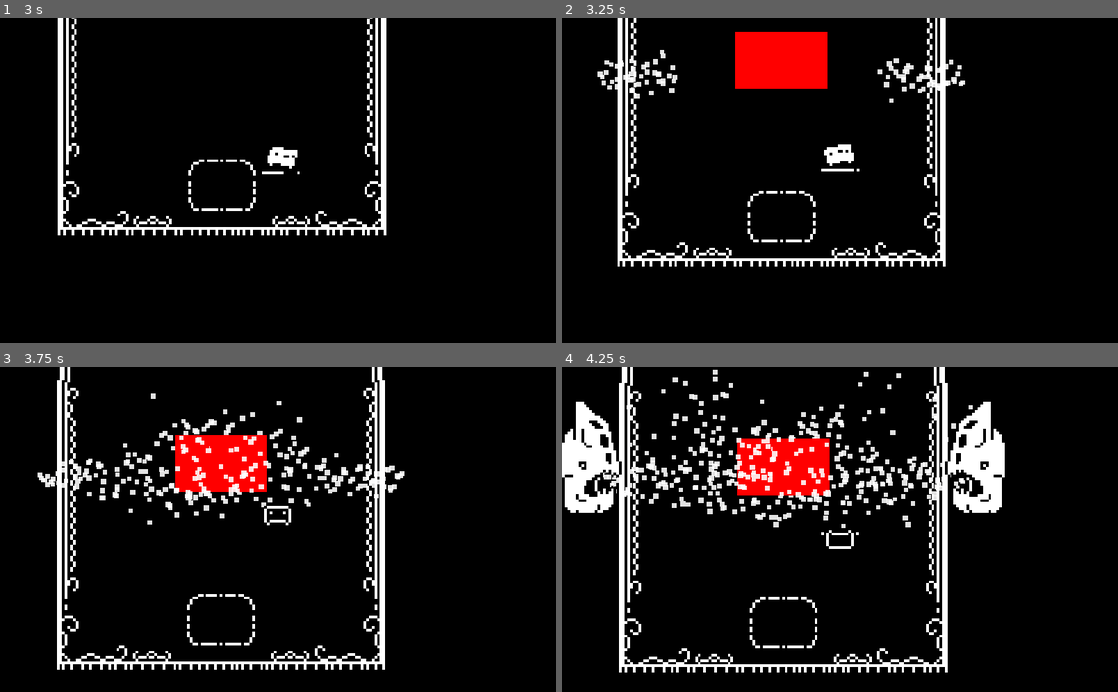
Above: before the commit, frames 1-4 (two rows, left to right).
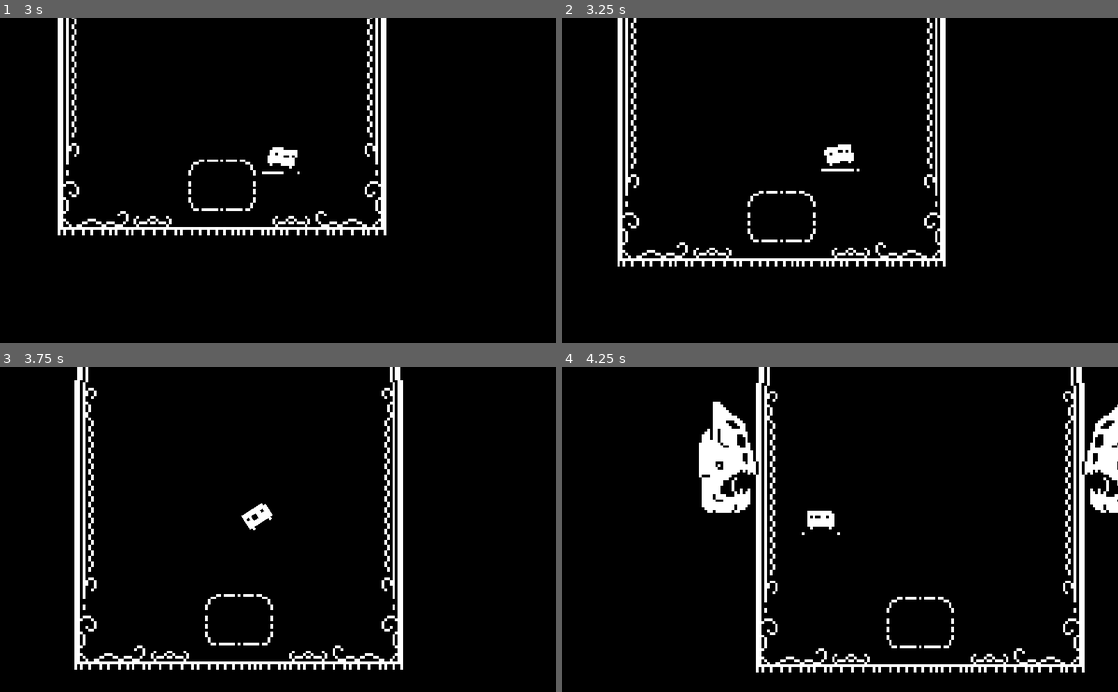
Above: after the commit, the same moments.

Repository: rapieregridoro/one_bit_jam
Game: Godot game, scene res://Scenes/Principal.tscn
Same seed, same stepped clock (60 frames per second), same inputs: the game is played once before the commit and once after it.
Inputs:
- Up to frame 1 (3 s): hold D (ptb_right) 0.53-1.28 s; tap Space (Dash) every 0.75 s from 0.6 to 2.85 s; hold S (ptb_down) 1.28-2.03 s; hold D (ptb_right) 2.03-2.78 s; hold W (ptb_up) from 2.78 s (still down)
- Up to frame 2 (3.25 s): keep holding W (ptb_up)
- Up to frame 3 (3.75 s): release W (ptb_up) at 3.53 s; hold A (ptb_left) from 3.53 s (still down); tap Space (Dash) at 3.6 s
- Up to frame 4 (4.25 s): keep holding A (ptb_left)

Frame 1 is identical in both runs. In frame 2, 3.8% of the frame differs, in the area x 6-73%, y 4-27%; in frame 3, 13%; in frame 4, 21%, in the area x 0-100%, y 0-95%.

Commit message:
Omae wa mou shindeiru!                                     NANI

Diff:
--- a/Godot_Project-One_Bit_Jam-Abril_21/Scenes/Jogador/Jogador.tscn
+++ b/Godot_Project-One_Bit_Jam-Abril_21/Scenes/Jogador/Jogador.tscn
@@ -6,6 +6,8 @@
 [ext_resource path="res://Images/Carinha_dash.png" type="Texture" id=4]
 [ext_resource path="res://Images/Carinha_knockback.png" type="Texture" id=5]
 [ext_resource path="res://Images/Carinha_tostado.png" type="Texture" id=6]
+[ext_resource path="res://Images/Carinha_fatiado_baixo.png" type="Texture" id=8]
+[ext_resource path="res://Images/Carinha_fatiado_cima.png" type="Texture" id=9]
 
 [sub_resource type="Animation" id=1]
 resource_name = "escorregando"
@@ -54,6 +56,98 @@
 }
 
 [sub_resource type="Animation" id=2]
+resource_name = "fatiado"
+length = 1.2
+tracks/0/type = "value"
+tracks/0/path = NodePath("AnimatedSprite:playing")
+tracks/0/interp = 1
+tracks/0/loop_wrap = true
+tracks/0/imported = false
+tracks/0/enabled = true
+tracks/0/keys = {
+"times": PoolRealArray( 0 ),
+"transitions": PoolRealArray( 1 ),
+"update": 1,
+"values": [ false ]
+}
+tracks/1/type = "bezier"
+tracks/1/path = NodePath("AnimatedSprite/Cima:position:x")
+tracks/1/interp = 1
+tracks/1/loop_wrap = true
+tracks/1/imported = false
+tracks/1/enabled = true
+tracks/1/keys = {
+"points": PoolRealArray( -1, -0.25, 0, 0.25, 0, -4, -0.25, 0, 0.25, 0 ),
+"times": PoolRealArray( 0, 1.2 )
+}
+tracks/2/type = "bezier"
+tracks/2/path = NodePath("AnimatedSprite/Cima:position:y")
+tracks/2/interp = 1
+tracks/2/loop_wrap = true
+tracks/2/imported = false
+tracks/2/enabled = true
+tracks/2/keys = {
+"points": PoolRealArray( -0.5, -0.169122, 0.382046, 0.169122, -0.382046, -2, -0.413482, -0.0123556, 0.413482, 0.0123556 ),
+"times": PoolRealArray( 0, 1.2 )
+}
+tracks/3/type = "bezier"
+tracks/3/path = NodePath("AnimatedSprite/Baixo:position:x")
+tracks/3/interp = 1
+tracks/3/loop_wrap = true
+tracks/3/imported = false
+tracks/3/enabled = true
+tracks/3/keys = {
+"points": PoolRealArray( 1, -0.25, 0, 0.25, 0, 3, -0.25, 0, 0.25, 0 ),
+"times": PoolRealArray( 0, 1.2 )
+}
+tracks/4/type = "bezier"
+tracks/4/path = NodePath("AnimatedSprite/Baixo:position:y")
+tracks/4/interp = 1
+tracks/4/loop_wrap = true
+tracks/4/imported = false
+tracks/4/enabled = true
+tracks/4/keys = {
+"points": PoolRealArray( 4, -0.0692788, 0.0102274, 0.0692788, -0.0102274, 5, -0.625394, -0.0683031, 0.625394, 0.0683031 ),
+"times": PoolRealArray( 0, 1.2 )
+}
+tracks/5/type = "value"
+tracks/5/path = NodePath("AnimatedSprite/Cima:visible")
+tracks/5/interp = 1
+tracks/5/loop_wrap = true
+tracks/5/imported = false
+tracks/5/enabled = true
+tracks/5/keys = {
+"times": PoolRealArray( 0 ),
+"transitions": PoolRealArray( 1 ),
+"update": 1,
+"values": [ true ]
+}
+tracks/6/type = "value"
+tracks/6/path = NodePath("AnimatedSprite:animation")
+tracks/6/interp = 1
+tracks/6/loop_wrap = true
+tracks/6/imported = false
+tracks/6/enabled = true
+tracks/6/keys = {
+"times": PoolRealArray( 0 ),
+"transitions": PoolRealArray( 1 ),
+"update": 1,
+"values": [ "invisivel" ]
+}
+tracks/7/type = "value"
+tracks/7/path = NodePath("AnimatedSprite/Baixo:visible")
+tracks/7/interp = 1
+tracks/7/loop_wrap = true
+tracks/7/imported = false
+tracks/7/enabled = true
+tracks/7/keys = {
+"times": PoolRealArray( 0 ),
+"transitions": PoolRealArray( 1 ),
+"update": 1,
+"values": [ true ]
+}
+
+[sub_resource type="Animation" id=3]
 length = 0.5
 tracks/0/type = "value"
 tracks/0/path = NodePath(".:tombando")
@@ -92,8 +186,7 @@
 "values": [ 18, 82 ]
 }
 
-[sub_resource type="Animation" id=3]
-resource_name = "tostando"
+[sub_resource type="Animation" id=4]
 length = 0.9
 tracks/0/type = "bezier"
 tracks/0/path = NodePath("AnimatedSprite:scale:x")
@@ -159,88 +252,105 @@
 "update": 0,
 "values": [ 0, 1 ]
 }
-
-[sub_resource type="StyleBoxFlat" id=22]
+tracks/6/type = "value"
+tracks/6/path = NodePath("AnimatedSprite:playing")
+tracks/6/interp = 1
+tracks/6/loop_wrap = true
+tracks/6/imported = false
+tracks/6/enabled = true
+tracks/6/keys = {
+"times": PoolRealArray( 0 ),
+"transitions": PoolRealArray( 1 ),
+"update": 1,
+"values": [ false ]
+}
+
+[sub_resource type="StyleBoxFlat" id=5]
 bg_color = Color( 1, 1, 1, 1 )
 
-[sub_resource type="StyleBoxFlat" id=23]
+[sub_resource type="StyleBoxFlat" id=6]
 bg_color = Color( 0, 0, 0, 1 )
 border_width_right = 1
 border_color = Color( 1, 1, 1, 1 )
 
-[sub_resource type="AtlasTexture" id=4]
+[sub_resource type="AtlasTexture" id=7]
 atlas = ExtResource( 3 )
 region = Rect2( 0, 0, 14, 10 )
 
-[sub_resource type="AtlasTexture" id=5]
+[sub_resource type="AtlasTexture" id=8]
 atlas = ExtResource( 3 )
 region = Rect2( 14, 0, 14, 10 )
 
-[sub_resource type="AtlasTexture" id=6]
+[sub_resource type="AtlasTexture" id=9]
 atlas = ExtResource( 3 )
 region = Rect2( 28, 0, 14, 10 )
 
-[sub_resource type="AtlasTexture" id=7]
+[sub_resource type="AtlasTexture" id=10]
 atlas = ExtResource( 3 )
 region = Rect2( 42, 0, 14, 10 )
 
-[sub_resource type="AtlasTexture" id=8]
+[sub_resource type="AtlasTexture" id=11]
+atlas = ExtResource( 5 )
+region = Rect2( 0, 0, 14, 10 )
+
+[sub_resource type="AtlasTexture" id=12]
+atlas = ExtResource( 2 )
+region = Rect2( 0, 0, 14, 10 )
+
+[sub_resource type="AtlasTexture" id=13]
+atlas = ExtResource( 2 )
+region = Rect2( 14, 0, 14, 10 )
+
+[sub_resource type="AtlasTexture" id=14]
+atlas = ExtResource( 2 )
+region = Rect2( 28, 0, 14, 10 )
+
+[sub_resource type="AtlasTexture" id=15]
 atlas = ExtResource( 4 )
 region = Rect2( 0, 0, 14, 10 )
 
-[sub_resource type="AtlasTexture" id=9]
-atlas = ExtResource( 2 )
-region = Rect2( 0, 0, 14, 10 )
-
-[sub_resource type="AtlasTexture" id=10]
-atlas = ExtResource( 2 )
-region = Rect2( 14, 0, 14, 10 )
-
-[sub_resource type="AtlasTexture" id=11]
-atlas = ExtResource( 2 )
-region = Rect2( 28, 0, 14, 10 )
-
-[sub_resource type="AtlasTexture" id=12]
+[sub_resource type="AtlasTexture" id=16]
 atlas = ExtResource( 6 )
 region = Rect2( 0, 0, 12, 9 )
 
-[sub_resource type="AtlasTexture" id=13]
+[sub_resource type="AtlasTexture" id=17]
 atlas = ExtResource( 6 )
 region = Rect2( 12, 0, 12, 9 )
 
-[sub_resource type="AtlasTexture" id=14]
-atlas = ExtResource( 5 )
-region = Rect2( 0, 0, 14, 10 )
-
-[sub_resource type="SpriteFrames" id=15]
+[sub_resource type="SpriteFrames" id=18]
 animations = [ {
-"frames": [ SubResource( 4 ), SubResource( 5 ), SubResource( 6 ), SubResource( 7 ) ],
+"frames": [ SubResource( 7 ), SubResource( 8 ), SubResource( 9 ), SubResource( 10 ) ],
 "loop": true,
 "name": "idle",
 "speed": 10.0
 }, {
-"frames": [ SubResource( 8 ) ],
+"frames": [ SubResource( 11 ) ],
+"loop": true,
+"name": "knock_back",
+"speed": 5.0
+}, {
+"frames": [  ],
+"loop": true,
+"name": "invisivel",
+"speed": 5.0
+}, {
+"frames": [ SubResource( 12 ), SubResource( 13 ), SubResource( 14 ), SubResource( 13 ) ],
+"loop": true,
+"name": "walk",
+"speed": 10.0
+}, {
+"frames": [ SubResource( 15 ) ],
 "loop": true,
 "name": "dash",
 "speed": 5.0
 }, {
-"frames": [ SubResource( 9 ), SubResource( 10 ), SubResource( 11 ), SubResource( 10 ) ],
-"loop": true,
-"name": "walk",
-"speed": 10.0
-}, {
-"frames": [ SubResource( 12 ), SubResource( 13 ) ],
+"frames": [ SubResource( 16 ), SubResource( 17 ) ],
 "loop": false,
 "name": "tostado",
 "speed": 5.0
-}, {
-"frames": [ SubResource( 14 ) ],
-"loop": true,
-"name": "knock_back",
-"speed": 5.0
 } ]
 
-[sub_resource type="Animation" id=16]
+[sub_resource type="Animation" id=19]
 length = 0.5
 tracks/0/type = "bezier"
 tracks/0/path = NodePath(".:rotation_degrees")
@@ -315,7 +425,7 @@
 }
 
 [node name="Jogador" type="KinematicBody2D"]
-collision_layer = 82
+collision_layer = 18
 collision_mask = 82
 script = ExtResource( 1 )
 vel_coef = 0.6
@@ -324,8 +434,9 @@
 
 [node name="AnimationPlayer" type="AnimationPlayer" parent="."]
 anims/escorregando = SubResource( 1 )
-anims/tombando = SubResource( 2 )
-anims/tostando = SubResource( 3 )
+anims/fatiado = SubResource( 2 )
+anims/tombando = SubResource( 3 )
+anims/tostando = SubResource( 4 )
 
 [node name="ProgressBar" type="ProgressBar" parent="."]
 anchor_left = 0.5
@@ -347,17 +458,26 @@
 
 [node name="AnimatedSprite" type="AnimatedSprite" parent="."]
 position = Vector2( 0, -4 )
-frames = SubResource( 15 )
-animation = "dash"
-playing = true
+frames = SubResource( 18 )
+animation = "invisivel"
+
+[node name="Cima" type="Sprite" parent="AnimatedSprite"]
+visible = false
+position = Vector2( -4, -2 )
+texture = ExtResource( 9 )
+
+[node name="Baixo" type="Sprite" parent="AnimatedSprite"]
+visible = false
+position = Vector2( 3, 5 )
+texture = ExtResource( 8 )
 
 [node name="AnimationPlayer" type="AnimationPlayer" parent="AnimatedSprite"]
-anims/Dash_dir = SubResource( 16 )
-anims/Dash_esq = SubResource( 17 )
+anims/Dash_dir = SubResource( 19 )
+anims/Dash_esq = SubResource( 20 )
 
 [node name="CollisionShape2D" type="CollisionShape2D" parent="."]
 position = Vector2( 0, -3 )
-shape = SubResource( 18 )
+shape = SubResource( 21 )
 
 [node name="Collision_Dash" type="Area2D" parent="."]
 position = Vector2( 0, -3 )
--- a/Godot_Project-One_Bit_Jam-Abril_21/Scenes/Objetos/Obj_samurai.tscn
+++ b/Godot_Project-One_Bit_Jam-Abril_21/Scenes/Objetos/Obj_samurai.tscn
@@ -1,48 +1,68 @@
-[gd_scene load_steps=11 format=2]
+[gd_scene load_steps=17 format=2]
 
 [ext_resource path="res://Images/Samurai.png" type="Texture" id=1]
 [ext_resource path="res://Scripts/Obj_samurai.gd" type="Script" id=2]
+[ext_resource path="res://Images/Corte.png" type="Texture" id=3]
+
+[sub_resource type="AtlasTexture" id=1]
+atlas = ExtResource( 1 )
+region = Rect2( 624, 0, 104, 137 )
 
 [sub_resource type="AtlasTexture" id=2]
 atlas = ExtResource( 1 )
-region = Rect2( 0, 0, 85, 50 )
+region = Rect2( 728, 0, 104, 137 )
 
 [sub_resource type="AtlasTexture" id=3]
 atlas = ExtResource( 1 )
-region = Rect2( 85, 0, 85, 50 )
+region = Rect2( 832, 0, 104, 137 )
 
 [sub_resource type="AtlasTexture" id=4]
 atlas = ExtResource( 1 )
-region = Rect2( 170, 0, 85, 50 )
+region = Rect2( 936, 0, 104, 137 )
 
 [sub_resource type="AtlasTexture" id=5]
 atlas = ExtResource( 1 )
-region = Rect2( 255, 0, 85, 50 )
+region = Rect2( 1040, 0, 104, 137 )
 
 [sub_resource type="AtlasTexture" id=6]
 atlas = ExtResource( 1 )
-region = Rect2( 340, 0, 85, 50 )
+region = Rect2( 0, 0, 104, 137 )
 
 [sub_resource type="AtlasTexture" id=7]
 atlas = ExtResource( 1 )
-region = Rect2( 425, 0, 85, 50 )
+region = Rect2( 104, 0, 104, 137 )
 
-[sub_resource type="SpriteFrames" id=8]
+[sub_resource type="AtlasTexture" id=8]
+atlas = ExtResource( 1 )
+region = Rect2( 208, 0, 104, 137 )
+
+[sub_resource type="AtlasTexture" id=9]
+atlas = ExtResource( 1 )
+region = Rect2( 312, 0, 104, 137 )
+
+[sub_resource type="AtlasTexture" id=10]
+atlas = ExtResource( 1 )
+region = Rect2( 416, 0, 104, 137 )
+
+[sub_resource type="AtlasTexture" id=11]
+atlas = ExtResource( 1 )
+region = Rect2( 520, 0, 104, 137 )
+
+[sub_resource type="SpriteFrames" id=12]
 animations = [ {
-"frames": [  ],
+"frames": [ SubResource( 1 ), SubResource( 2 ), SubResource( 3 ), SubResource( 4 ), SubResource( 5 ) ],
 "loop": true,
 "name": "Corte",
 "speed": 5.0
 }, {
-"frames": [ SubResource( 2 ), SubResource( 3 ), SubResource( 4 ), SubResource( 5 ), SubResource( 6 ), SubResource( 7 ) ],
+"frames": [ SubResource( 6 ), SubResource( 7 ), SubResource( 8 ), SubResource( 9 ), SubResource( 10 ), SubResource( 11 ) ],
 "loop": true,
 "name": "Sacando",
 "speed": 5.0
 } ]
 
-[sub_resource type="Animation" id=1]
-resource_name = "Samurai"
-length = 3.0
+[sub_resource type="Animation" id=13]
+length = 3.6
 tracks/0/type = "value"
 tracks/0/path = NodePath(".:animation")
 tracks/0/interp = 1
@@ -50,7 +70,7 @@
 tracks/0/imported = false
 tracks/0/enabled = true
 tracks/0/keys = {
-"times": PoolRealArray( 0, 2.1, 2.2 ),
+"times": PoolRealArray( 0, 2.1, 2.4 ),
 "transitions": PoolRealArray( 1, 1, 1 ),
 "update": 1,
 "values": [ "Sacando", "Sacando", "Corte" ]
@@ -62,10 +82,10 @@
 tracks/1/imported = false
 tracks/1/enabled = true
 tracks/1/keys = {
-"times": PoolRealArray( 0, 1, 1.2, 1.4, 1.5, 1.6, 1.7, 1.8, 1.9, 2.2 ),
-"transitions": PoolRealArray( 1, 1, 1, 1, 1, 1, 1, 1, 1, 1 ),
+"times": PoolRealArray( 0, 1, 1.2, 1.4, 1.5, 1.6, 1.7, 1.8, 1.9, 2.5, 2.6, 2.7, 2.8, 2.9 ),
+"transitions": PoolRealArray( 1, 1, 1, 1, 1, 1, 1, 1, 1, 1, 1, 1, 1, 1 ),
 "update": 1,
-"values": [ 0, 0, 1, 2, 3, 2, 3, 4, 5, 0 ]
+"values": [ 0, 0, 1, 2, 3, 2, 3, 4, 5, 0, 1, 2, 3, 4 ]
 }
 tracks/2/type = "bezier"
 tracks/2/path = NodePath(".:position:x")
@@ -75,7 +95,7 @@
 tracks/2/enabled = true
 tracks/2/keys = {
 "points": PoolRealArray( 905, -0.25, 0, 0.25, 0, 840, -0.25, 0, 0.25, 0, 840, -0.25, 0, 0.25, 0, 215, -0.25, 0, 0.25, 0 ),
-"times": PoolRealArray( 0, 1, 2.1, 2.2 )
+"times": PoolRealArray( 0, 1, 2.1, 2.4 )
 }
 tracks/3/type = "bezier"
 tracks/3/path = NodePath(".:position:y")
@@ -84,8 +104,8 @@
 tracks/3/imported = false
 tracks/3/enabled = true
 tracks/3/keys = {
-"points": PoolRealArray( 229.479, -0.25, 0, 0.25, 0, 233.872, -0.246501, 6.35709, 0.246501, -6.35709, 239.479, -0.225549, -5.9938, 0.225549, 5.9938, 239.479, -0.225549, -5.9938, 0.225549, 5.9938, 425, -0.25, 0, 0.25, 0 ),
-"times": PoolRealArray( 0, 0.5, 1, 2.1, 2.2 )
+"points": PoolRealArray( 229.479, -0.25, 0, 0.25, 0, 233.872, -0.246501, 6.35709, 0.246501, -6.35709, 239.479, -0.225549, -5.9938, 0.225549, 5.9938, 239.479, -0.225549, -5.9938, 0.225549, 5.9938, 300, -0.25, 0, 0.25, 0 ),
+"times": PoolRealArray( 0, 0.5, 1, 2.1, 2.4 )
 }
 tracks/4/type = "bezier"
 tracks/4/path = NodePath(".:modulate:a")
@@ -94,32 +114,46 @@
 tracks/4/imported = false
 tracks/4/enabled = true
 tracks/4/keys = {
-"points": PoolRealArray( 0, -0.25, 0, 0.25, 0, 0.483174, -0.158167, -0.515395, 0.158167, 0.515395, 0.483174, -0.179048, 0, 0.179048, 0, 1, -0.25, 0, 0.25, 0 ),
-"times": PoolRealArray( 0, 0.3, 0.7, 1 )
+"points": PoolRealArray( 0, -0.25, 0, 0.25, 0, 0.483174, -0.158167, -0.515395, 0.158167, 0.515395, 0.483174, -0.179048, 0, 0.179048, 0, 1, -0.25, 0, 0.25, 0, 1, -0.25, 0, 0.25, 0, 0, -0.25, 0, 0.25, 0 ),
+"times": PoolRealArray( 0, 0.3, 0.7, 1, 3, 3.6 )
 }
-tracks/5/type = "bezier"
-tracks/5/path = NodePath("../ColorRect:color:a")
+tracks/5/type = "method"
+tracks/5/path = NodePath("../..")
 tracks/5/interp = 1
 tracks/5/loop_wrap = true
 tracks/5/imported = false
 tracks/5/enabled = true
 tracks/5/keys = {
-"points": PoolRealArray( 0, -0.25, 0, 0.25, 0, 0, -0.25, 0, 0.25, 0, 1, -0.25, 0, 0.25, 0, 1, -0.25, 0, 0.25, 0, 0, -0.25, 0, 0.25, 0 ),
-"times": PoolRealArray( 0, 2, 2.1, 2.2, 2.3 )
-}
-tracks/6/type = "method"
-tracks/6/path = NodePath("../..")
-tracks/6/interp = 1
-tracks/6/loop_wrap = true
-tracks/6/imported = false
-tracks/6/enabled = true
-tracks/6/keys = {
 "times": PoolRealArray( 2.1 ),
 "transitions": PoolRealArray( 1 ),
 "values": [ {
 "args": [  ],
 "method": "Corte"
 } ]
+}
+tracks/6/type = "value"
+tracks/6/path = NodePath("../Corte:frame")
+tracks/6/interp = 1
+tracks/6/loop_wrap = true
+tracks/6/imported = false
+tracks/6/enabled = true
+tracks/6/keys = {
+"times": PoolRealArray( 2.1, 2.15, 2.2, 2.25, 2.3, 2.35 ),
+"transitions": PoolRealArray( 1, 1, 1, 1, 1, 1 ),
+"update": 1,
+"values": [ 0, 1, 2, 3, 4, 5 ]
+}
+tracks/7/type = "value"
+tracks/7/path = NodePath("../Corte:visible")
+tracks/7/interp = 1
+tracks/7/loop_wrap = true
+tracks/7/imported = false
+tracks/7/enabled = true
+tracks/7/keys = {
+"times": PoolRealArray( 0, 2.1, 2.5 ),
+"transitions": PoolRealArray( 1, 1, 1 ),
+"update": 1,
+"values": [ false, true, false ]
 }
 
 [node name="Obj_samurai" type="Node2D"]
@@ -131,17 +165,17 @@
 modulate = Color( 1, 1, 1, 0 )
 position = Vector2( 905, 229.479 )
 scale = Vector2( 4, 4 )
-frames = SubResource( 8 )
+frames = SubResource( 12 )
 animation = "Sacando"
 
 [node name="AnimationPlayer" type="AnimationPlayer" parent="CanvasLayer/AnimatedSprite"]
 autoplay = "Samurai"
-anims/Samurai = SubResource( 1 )
+anims/Samurai = SubResource( 13 )
 
-[node name="ColorRect" type="ColorRect" parent="CanvasLayer"]
-anchor_right = 1.0
-anchor_bottom = 1.0
-color = Color( 1, 1, 1, 0 )
-__meta__ = {
-"_edit_use_anchors_": false
-}
+[node name="Corte" type="Sprite" parent="CanvasLayer"]
+visible = false
+scale = Vector2( 4, 4 )
+texture = ExtResource( 3 )
+centered = false
+hframes = 6
+frame = 5
--- a/Godot_Project-One_Bit_Jam-Abril_21/Scenes/Objetos/Obj_torre_fogo.tscn
+++ b/Godot_Project-One_Bit_Jam-Abril_21/Scenes/Objetos/Obj_torre_fogo.tscn
@@ -105,19 +105,10 @@
 collision_mask = 6
 script = ExtResource( 2 )
 
-[node name="ColorRect" type="ColorRect" parent="."]
-margin_left = -74.1351
-margin_top = -28.4597
-margin_right = -53.1351
-margin_bottom = -7.45969
-color = Color( 1, 0, 0, 1 )
-__meta__ = {
-"_edit_use_anchors_": false
-}
-
 [node name="Particles2D" type="Particles2D" parent="."]
-modulate = Color( 1, 1, 1, 0.890196 )
+modulate = Color( 1, 1, 1, 0.1 )
 position = Vector2( -3, -12 )
+emitting = false
 amount = 200
 process_material = SubResource( 1 )
 
@@ -127,9 +118,10 @@
 
 [node name="CollisionPolygon2D" type="CollisionPolygon2D" parent="Particles2D/Area2D"]
 polygon = PoolVector2Array( 1, 8, -119, 12, -116.774, -34.9894, -59.5932, -18.592, 1, -3 )
+disabled = true
 
 [node name="Sprite" type="Sprite" parent="."]
-position = Vector2( 1, -21 )
+position = Vector2( 0, -200 )
 texture = ExtResource( 1 )
 
 [node name="AnimationPlayer" type="AnimationPlayer" parent="Sprite"]
--- a/Godot_Project-One_Bit_Jam-Abril_21/Scripts/Jogador.gd
+++ b/Godot_Project-One_Bit_Jam-Abril_21/Scripts/Jogador.gd
@@ -16,6 +16,9 @@
 var omae_wa_mou := false
 
 func _ready():
+	$AnimatedSprite.playing = true
+	$AnimatedSprite/Cima.visible = false
+	$AnimatedSprite/Baixo.visible = false
 	Global.connect("morreu", self, "Morte")
 	Global.connect("interacting_signal",self,"interaction_emmited")
 	Global.connect("corte_samurai",self,"check_dash")
@@ -84,9 +87,9 @@
 			$AnimationPlayer.play("tostando")
 
 		"shindeiru":
-
+			$AnimatedSprite.playing = false
 			yield(get_tree().create_timer(1.0), "timeout")
-
+			$AnimationPlayer.play("fatiado")
 
 	yield(get_tree().create_timer(1.0), "timeout")
 	Global.emit_signal("reseta_tudo")
--- a/Godot_Project-One_Bit_Jam-Abril_21/Scripts/Obj_torre_fogo.gd
+++ b/Godot_Project-One_Bit_Jam-Abril_21/Scripts/Obj_torre_fogo.gd
@@ -8,7 +8,7 @@
 
 
 func _process(delta):
-	$ColorRect.color.a = int(!$Particles2D/Area2D/CollisionPolygon2D.disabled)
+
 	pass
 
 
Binary file removed: Godot_Project-One_Bit_Jam-Abril_21/Images/Carinha_fatiado.png
Binary file added: Godot_Project-One_Bit_Jam-Abril_21/Images/Carinha_fatiado_baixo.png
Not shown, added: Godot_Project-One_Bit_Jam-Abril_21/Images/Carinha_fatiado_baixo.png.import
Binary file added: Godot_Project-One_Bit_Jam-Abril_21/Images/Carinha_fatiado_cima.png
Not shown, added: Godot_Project-One_Bit_Jam-Abril_21/Images/Carinha_fatiado_cima.png.import
Binary file added: Godot_Project-One_Bit_Jam-Abril_21/Images/Corte.png
Not shown, changed: Godot_Project-One_Bit_Jam-Abril_21/Images/Corte.png.import
Binary file changed: Godot_Project-One_Bit_Jam-Abril_21/Images/Samurai.png
Not shown: 6 places in Godot_Project-One_Bit_Jam-Abril_21/Scenes/Jogador/Jogador.tscn that only renumber resources
Not shown, changed: Aseprite_Files/Samurai.aseprite
